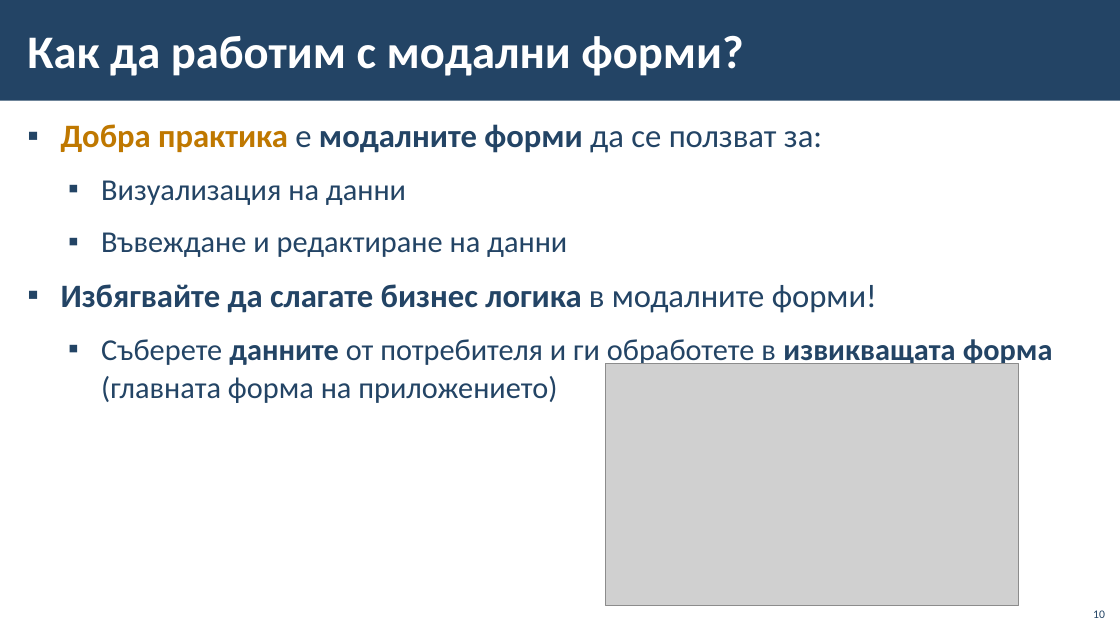
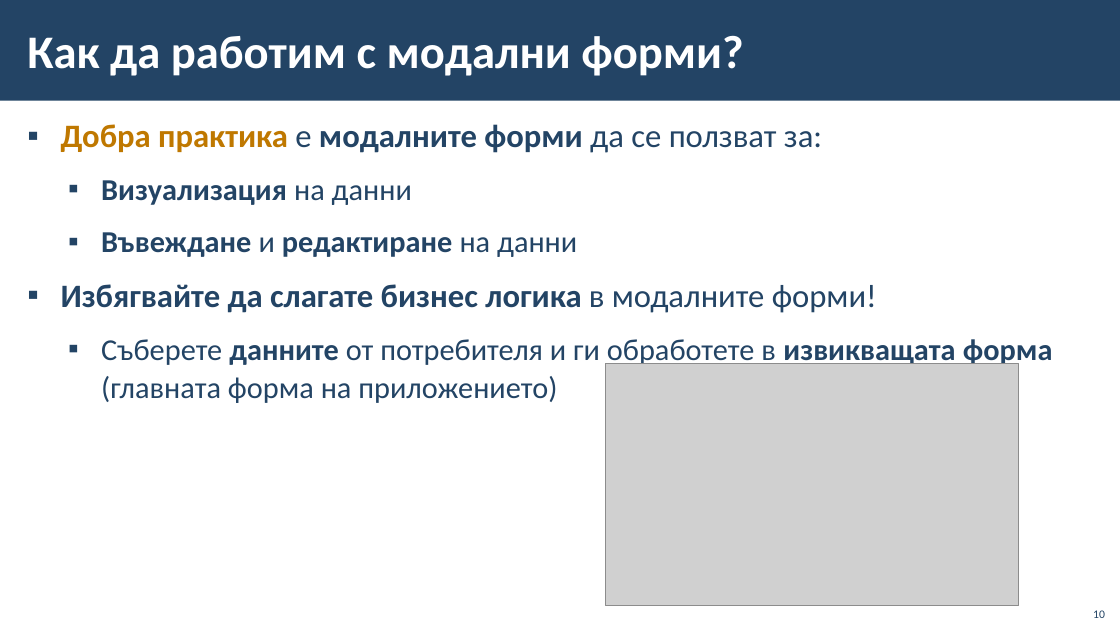
Before and after one commit to BG-IT-Edu/School-Programming, a slide deck: slide 10 of Courses/Software-Sciences/Module-4-Information-Systems-New/06-CRUD-with-EF-and-Windows-Forms/06-CRUD-with-EF-Core-and-Windows-Forms.pptx. Drawn at 1120x630 pixels with LibreOffice and Linux fonts; fonts in the diff are those of the drawing; grey boxes stand for pictures; background and template pictures are left out. Boxes give left, top, right and bottom in pixels: in the first picture for what was removed or moved away, otherwise in the second. Text is boxed around its words. In the diff, an @@ line names an element or a change of style, - is before the commit and + after.

```diff
--- a/Courses/Software-Sciences/Module-4-Information-Systems-New/06-CRUD-with-EF-and-Windows-Forms/06-CRUD-with-EF-Core-and-Windows-Forms.pptx
+++ b/Courses/Software-Sciences/Module-4-Information-Systems-New/06-CRUD-with-EF-and-Windows-Forms/06-CRUD-with-EF-Core-and-Windows-Forms.pptx
@@ text at <box>101,180,577,257</box>: bold on in "Визуализация", "Въвеждане редактиране" @@
```
Also in this commit, not shown: 3 other slides changed.
